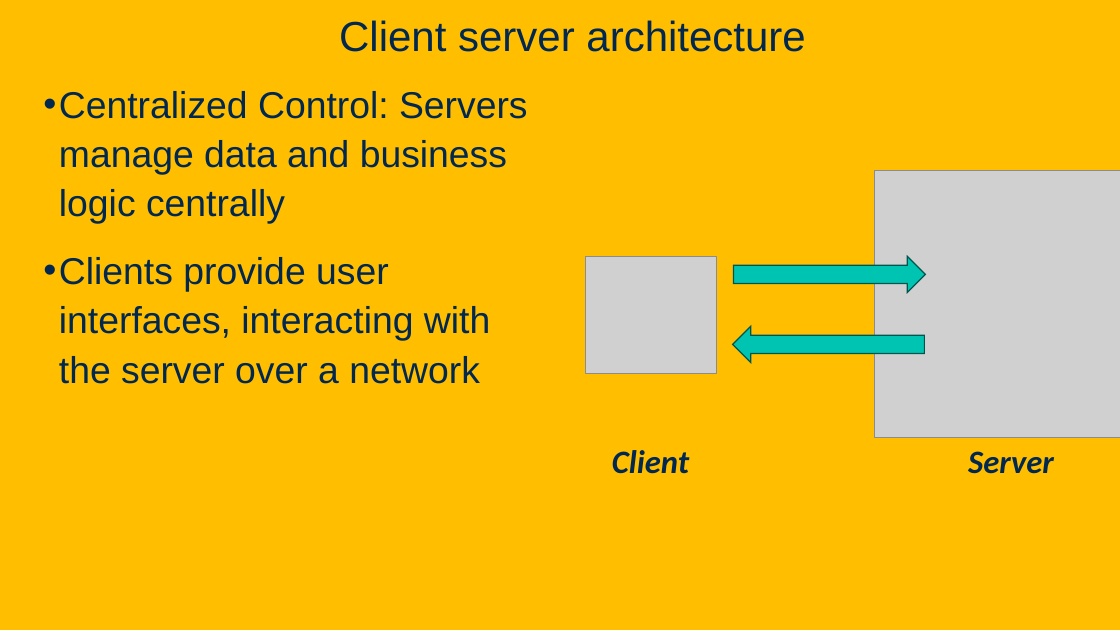
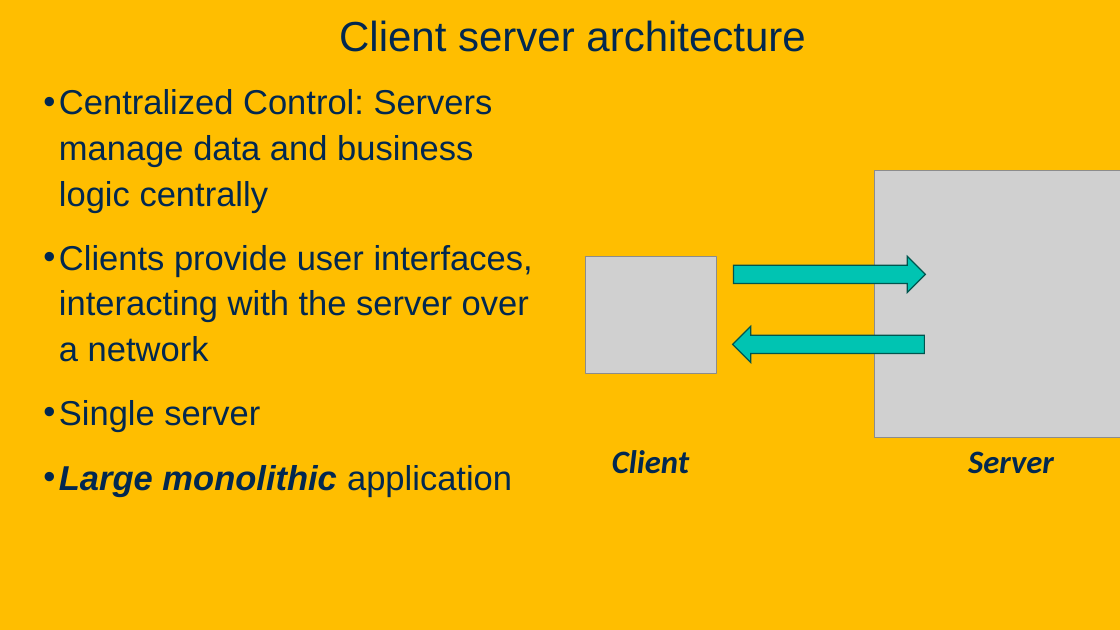
Before and after one commit to davsec-teaching/ecs160-f25, a slide deck: slide 47 of slides/6_software_architecture.pptx (slide 41 before the commit). Drawn at 1120x630 pixels with LibreOffice and Linux fonts; fonts in the diff are those of the drawing; grey boxes stand for pictures; background and template pictures are left out. Boxes give left, top, right and bottom in pixels: in the first picture for what was removed or moved away, otherwise in the second. Text is boxed around its words. In the diff, an @@ line names an element or a change of style, - is before the commit and + after.

```diff
--- a/slides/6_software_architecture.pptx
+++ b/slides/6_software_architecture.pptx
@@ text at box(59, 89, 533, 362): size 32 to 29.6 pt in "Centralized Control: Servers manage data and business ...", "Clients provide user interfaces, interacting with the ..." @@
@@ text at box(59, 400, 512, 497): paragraphs added @@
+• Single server
+• Large monolithic application
```
Also in this commit, not shown: 19 other slides changed, 11 slides added, 1 slide removed.
